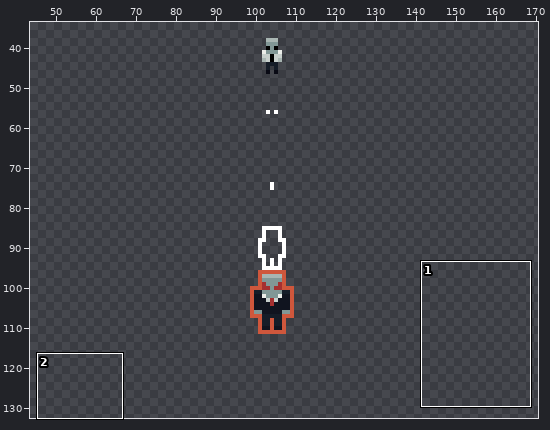
Pixel-art file, stored at Assets/Sprites/Sprites.aseprite. Above, an overview of the earlier version with the close-up marked.
Close-up. Before:
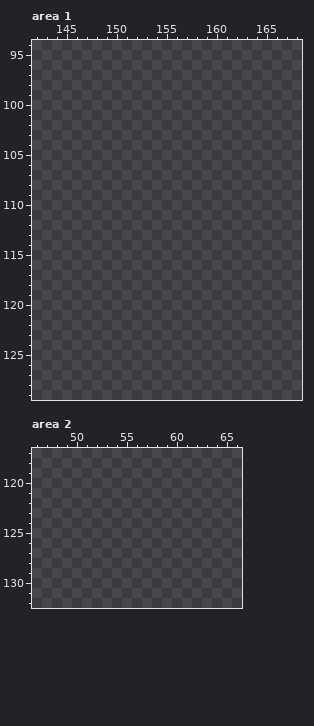
256x256 pixels, 1 frame. Shown: area 1: x 142..168, y 94..129; area 2: x 46..66, y 117..132. The old version is drawn lined up with the new one. The wide view leaves out empty margins. The commit also changed other parts of the picture, which this record leaves out.
Palette (. is transparent): 
The same view after the edit:
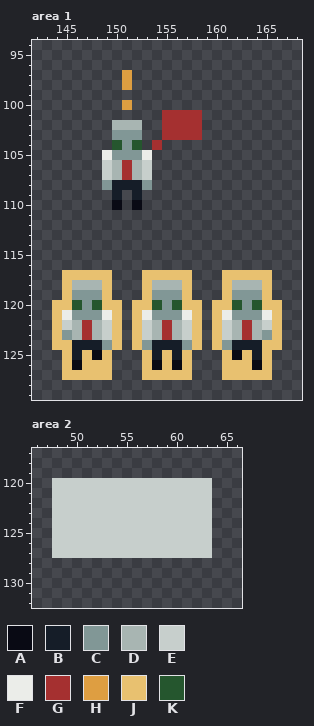
Colours new in this view: A #090a14  B #151d28  C #819796  D #a8b5b2  E #c7cfcc  F #ebede9  G #a53030  H #de9e41  J #e8c170  K #25562e
Difference:
whole drawing moved by +97,+32 (the old picture is shown already moved)
Changed rows in their new state; - is an unchanged pixel.
Area 1:
first column x 149:
 97 --H-------
 98 --H-------
100 --H-------
101 ------GGGG
102 -DDD--GGGG
103 -CCC--GGGG
104 -KCK-G----
105 FCCCF-----
106 EDGDE-----
107 EDGDE-----
108 CBBBC-----
109 -B-B------
110 -A-A------
first column x 144:
117 -JJJJJ---JJJJJ---JJJJJ-
118 -JDDDJ---JDDDJ---JDDDJ-
119 -JCCCJ---JCCCJ---JCCCJ-
120 JJKCKJJ-JJKCKJJ-JJKCKJJ
121 JFCCCFJ-JFCCCFJ-JFCCCFJ
122 JEDGDEJ-JEDGDEJ-JEDGDEJ
123 JCDGDEJ-JEDGDEJ-JEDGDCJ
124 JJBBBCJ-JCBBBCJ-JCBBBJJ
125 -JBJAJ---JBJBJ---JAJBJ-
126 -JAJJJ---JAJAJ---JJJAJ-
127 -JJJJJ---JJJJJ---JJJJJ-
Area 2:
first column x 48:
120 EEEEEEEEEEEEEEEE
121 EEEEEEEEEEEEEEEE
122 EEEEEEEEEEEEEEEE
123 EEEEEEEEEEEEEEEE
124 EEEEEEEEEEEEEEEE
125 EEEEEEEEEEEEEEEE
126 EEEEEEEEEEEEEEEE
127 EEEEEEEEEEEEEEEE
